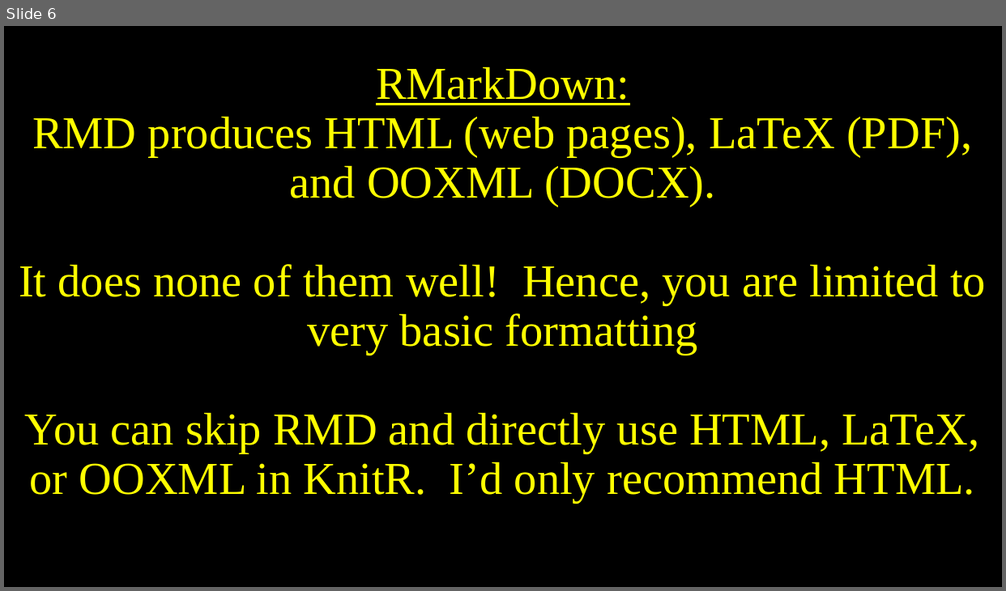
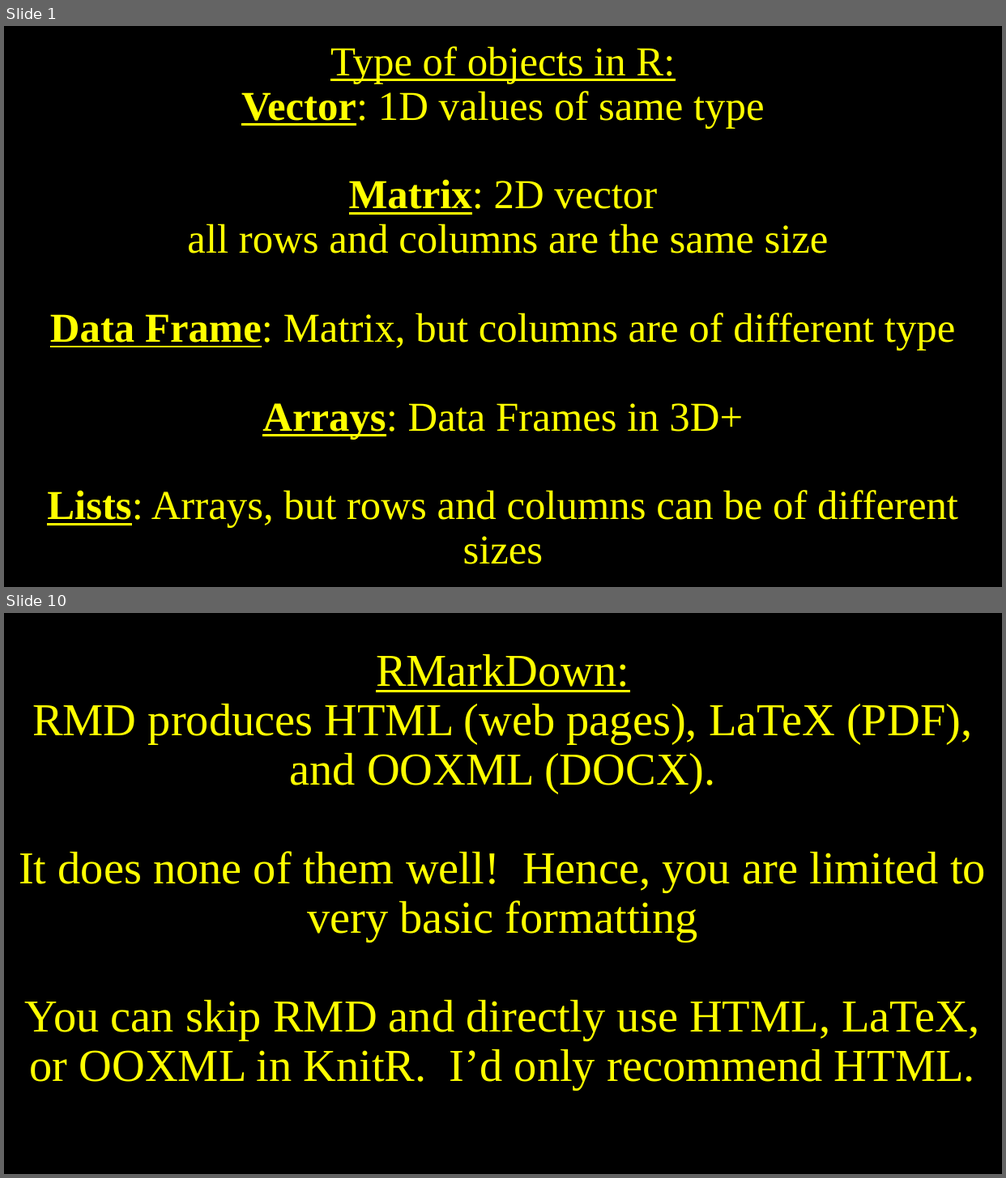
Before and after one commit to belinskyc/KnitR-RMD, a slide deck: KnitR.pptx. Shown one above the other, each under a label of ours: slide 6 before the commit, slides 1 and 10 after it; the slides between them are not shown. The pictures are 1006x591 and 1006x1178 pixels, drawn with LibreOffice and Linux fonts; fonts in the diff are those of the drawing. Boxes give left, top, right and bottom in pixels: in the first picture for what was removed or moved away, otherwise in the second. Text is boxed around its words. In the diff, an @@ line names an element or a change of style, - is before the commit and + after.

```diff
--- a/KnitR.pptx
+++ b/KnitR.pptx
@@ slide 1 added at [4, 26, 1002, 587], background #000000 @@
@@ title added at [47, 46, 958, 565], 39.6 pt, text #FFFF00 @@
+Type of objects in R:
+Vector: 1D values of same type
+Matrix: 2D vector
+all rows and columns are the same size
+Data Frame: Matrix, but columns are of different type
+Arrays: Data Frames in 3D+
+Lists: Arrays, but rows and columns can be of different sizes
@@ what was slide 6 is now slide 10 @@
```
Also in this commit, not shown: 7 slides changed, 5 other slides added, 5 other files.
